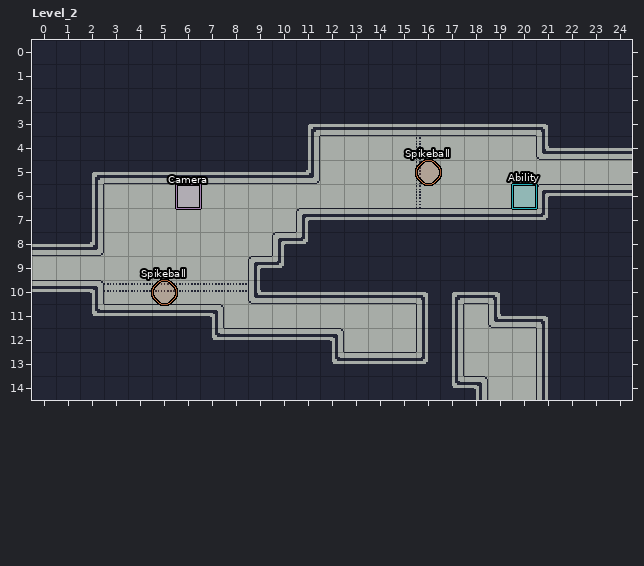
LDtk project, stored at PuzzlePlatformer/source/levels/world.ldtk. Above: the version before the commit.
Cells are 16x16 px. Shown: Level_2 x 0..24, y 0..14. The commit also changed other parts of the map, which this record leaves out.
Now the later version:
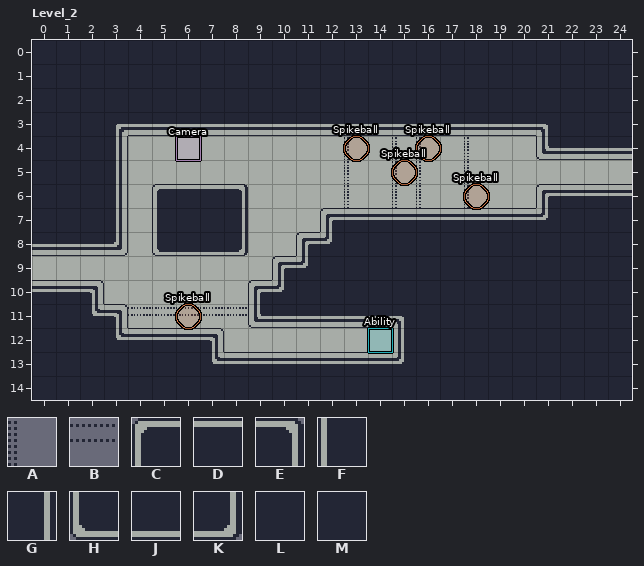
Key: from "Props_table_16_16": A 3, B 4, C 16, D 17, E 18, F 24, G 26, H 32, J 33, K 34; from "Tileset_table_16_16": L 8; from "Walls": M 1.
_ is an empty cell.
Objects are placed by their top-left corner, in cells (3,4 is the top-left corner of cell 3,4); size is 1x1 cell unless given.
What changed:
Layer "Walls":
y 4..5: x 4..11 MMMMMMMM -> ________
y 6: x 3 _ -> M
y 7: x 3 _ -> M; x 11 M -> _
y 8: x 3 _ -> M; x 10 M -> _
y 9: x 9 M -> _
y 11: x 4..7 MMMM -> ____; x 9..15 _______ -> MMMMMMM; x 18 _ -> M
y 12: x 8..12 MMMMM -> _____; x 15 _ -> M; x 18..20 ___ -> MMM
y 13: x 18..20 ___ -> MMM
y 14: x 19..20 __ -> MM
Layer "Props":
y 4..5: x 13 _ -> A; x 15 _ -> A; x 18 _ -> A
y 6: x 5..8 ____ -> CDDE; x 13 _ -> A; x 15 _ -> A; x 18 _ -> A
y 7: x 5..8 ____ -> FLLG
y 8: x 5..8 ____ -> HJJK
y 10: x 3..8 BBBBBB -> ______
y 11: x 4..8 _____ -> BBBBB
Layer "Entities":
changed: "Ability" rectangle at 20,6 -> "Ability" rectangle at 14,12
changed: "Spikeball" ellipse at 5,10 -> "Spikeball" ellipse at 6,11
changed: "Spikeball" ellipse at 16,5 -> "Spikeball" ellipse at 16,4
changed: "Camera" rectangle at 6,6 -> "Camera" rectangle at 6,4
added: "Spikeball" ellipse at 13,4
added: "Spikeball" ellipse at 18,6
added: "Spikeball" ellipse at 15,5
